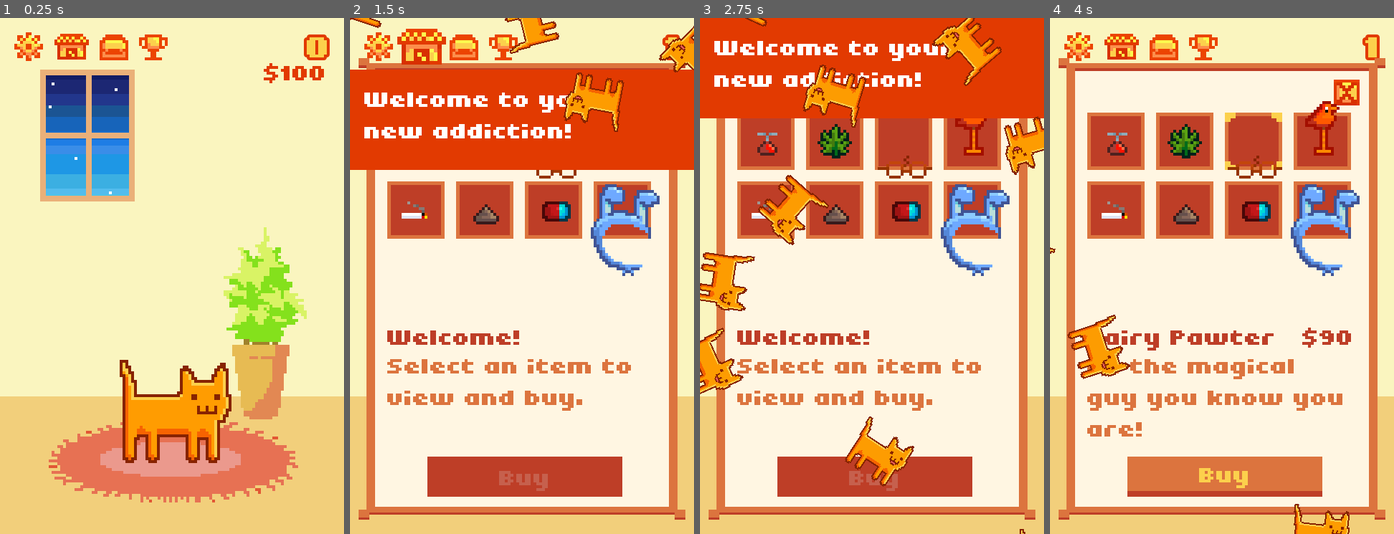
Above: before the commit, frames 1-4 (left to right).
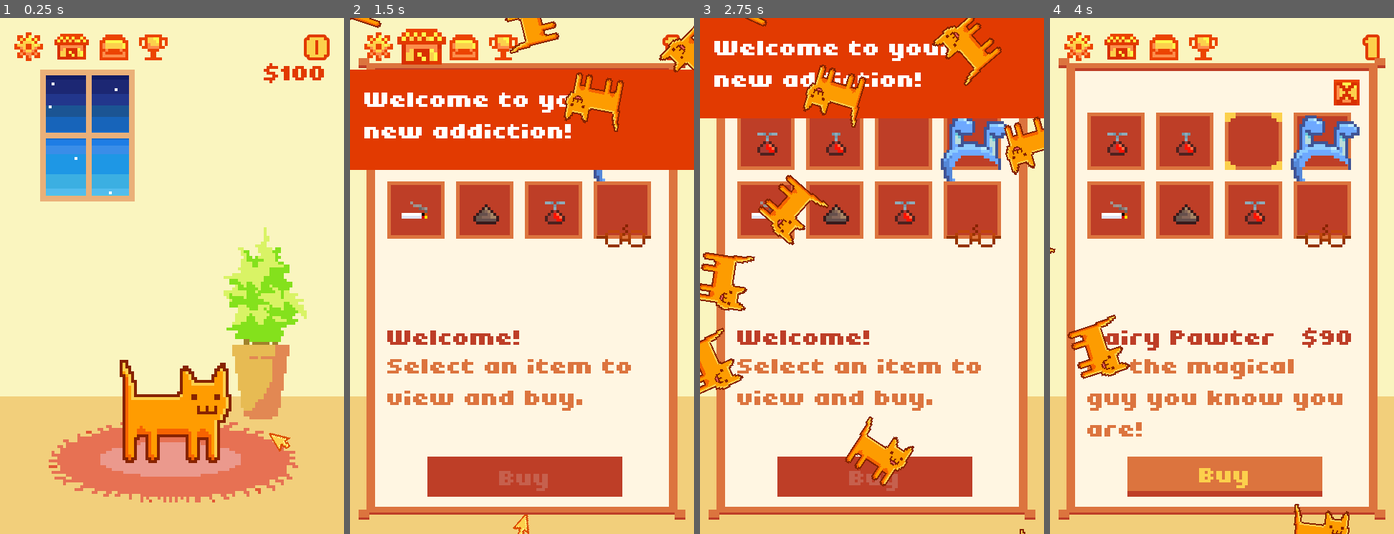
Above: after the commit, the same moments.

Repository: QueenChristina/cat-addiction
Game: Godot game, scene res://src/scenes/World.tscn
Same seed, same stepped clock (60 frames per second), same inputs: the game is played once before the commit and once after it.
Inputs (mouse positions are in pixels of both pictures, inside the frame that each line leads up to):
- Up to frame 1 (0.25 s): no input
- Up to frame 2 (1.5 s): move the mouse to (525, 415) at 0.52 s; press the mouse at (525, 415) at 0.53 s; move the mouse to (422, 48) at 1.27 s; release the mouse at (422, 48) at 1.28 s; click (422, 48) at 1.35 s
- Up to frame 3 (2.75 s): click (765, 141) at 2.02 s
- Up to frame 4 (4 s): click (1184, 141) at 2.77 s; click (1252, 141) at 3.52 s

The runs differ from the first frame. In frame 1, 0.1% of the frame differs, in the area x 78-85%, y 80-85%; in frame 2, 2.2%; in frame 3, 3.8%; in frame 4, 4.0%, in the area x 16-90%, y 16-50%.

Commit message:
feat(auto-clicker): animations

Diff:
--- a/src/items/AutoClicker.gd
+++ b/src/items/AutoClicker.gd
@@ -3,8 +3,16 @@
 # TODO: make
 
 # Called when the node enters the scene tree for the first time.
+var t=0
 func _ready():
 	pass # Replace with function body.
-#
-#func _on_Timer_timeout():
-#	Globals.score += 1
+func _process(delta):
+	t+=delta
+	var n=get_node("../Cat")
+	var dis=sin(10*t)*10+30
+	scale=Vector2(1,1)*(3-sin(10*t))/10
+	rotation=t-PI/4
+	position=Vector2(cos(t)*dis,sin(t)*dis)+n.position
+
+func _on_Timer_timeout():
+	Globals.score += 1
--- a/src/items/HatDecor.tscn
+++ b/src/items/HatDecor.tscn
@@ -1,49 +1,75 @@
-[gd_scene load_steps=13 format=2]
+[gd_scene load_steps=12 format=2]
 
 [ext_resource path="res://working_files/imgs/redHerring.png" type="Texture" id=1]
 [ext_resource path="res://assets/items/hat/hats_sheet_1.png" type="Texture" id=2]
 
-[sub_resource type="AtlasTexture" id=1]
+[sub_resource type="AtlasTexture" id=5]
 atlas = ExtResource( 2 )
-region = Rect2( 0, 0, 40, 40 )
+region = Rect2( 120, 0, 40, 40 )
 
-[sub_resource type="AtlasTexture" id=2]
+[sub_resource type="AtlasTexture" id=6]
+atlas = ExtResource( 2 )
+region = Rect2( 200, 0, 40, 40 )
+
+[sub_resource type="AtlasTexture" id=8]
+atlas = ExtResource( 2 )
+region = Rect2( 280, 0, 40, 40 )
+
+[sub_resource type="AtlasTexture" id=7]
 atlas = ExtResource( 2 )
 region = Rect2( 240, 0, 40, 40 )
 
-[sub_resource type="AtlasTexture" id=3]
+[sub_resource type="AtlasTexture" id=9]
+atlas = ExtResource( 2 )
+region = Rect2( 200, 0, 40, 40 )
+
+[sub_resource type="AtlasTexture" id=1]
+atlas = ExtResource( 2 )
+region = Rect2( 40, 0, 40, 40 )
+
+[sub_resource type="AtlasTexture" id=10]
+atlas = ExtResource( 2 )
+region = Rect2( 240, 0, 40, 40 )
+
+[sub_resource type="AtlasTexture" id=11]
 atlas = ExtResource( 2 )
 region = Rect2( 280, 0, 40, 40 )
 
-[sub_resource type="AtlasTexture" id=4]
-atlas = ExtResource( 2 )
-region = Rect2( 200, 0, 40, 40 )
-
-[sub_resource type="AtlasTexture" id=5]
-atlas = ExtResource( 2 )
-region = Rect2( 40, 0, 40, 40 )
-
-[sub_resource type="AtlasTexture" id=6]
-atlas = ExtResource( 2 )
-region = Rect2( 80, 0, 40, 40 )
-
-[sub_resource type="AtlasTexture" id=7]
-atlas = ExtResource( 2 )
-region = Rect2( 160, 0, 40, 40 )
-
-[sub_resource type="AtlasTexture" id=8]
-atlas = ExtResource( 2 )
-region = Rect2( 360, 0, 40, 40 )
-
-[sub_resource type="AtlasTexture" id=9]
-atlas = ExtResource( 2 )
-region = Rect2( 120, 0, 40, 40 )
-
-[sub_resource type="SpriteFrames" id=10]
+[sub_resource type="SpriteFrames" id=12]
 animations = [ {
 "frames": [  ],
 "loop": true,
 "name": "default",
+"speed": 5.0
+}, {
+"frames": [ SubResource( 5 ), SubResource( 6 ) ],
+"loop": true,
+"name": "bunny",
+"speed": 1.0
+}, {
+"frames": [ SubResource( 8 ) ],
+"loop": true,
+"name": "weed",
+"speed": 5.0
+}, {
+"frames": [ SubResource( 7 ) ],
+"loop": true,
+"name": "pill",
+"speed": 5.0
+}, {
+"frames": [ ExtResource( 1 ) ],
+"loop": true,
+"name": "redHerring",
+"speed": 5.0
+}, {
+"frames": [ null ],
+"loop": true,
+"name": "hairyPawter",
+"speed": 5.0
+}, {
+"frames": [ SubResource( 9 ) ],
+"loop": true,
+"name": "poop",
 "speed": 5.0
 }, {
 "frames": [ SubResource( 1 ) ],
@@ -51,41 +77,11 @@
 "name": "birb",
 "speed": 5.0
 }, {
-"frames": [ SubResource( 2 ), SubResource( 3 ) ],
+"frames": [ SubResource( 10 ), SubResource( 11 ) ],
 "loop": true,
 "name": "propeller",
-"speed": 5.0
-}, {
-"frames": [ SubResource( 4 ) ],
-"loop": true,
-"name": "poop",
-"speed": 5.0
-}, {
-"frames": [ SubResource( 5 ), SubResource( 6 ) ],
-"loop": true,
-"name": "bunny",
-"speed": 1.0
-}, {
-"frames": [ SubResource( 7 ) ],
-"loop": true,
-"name": "pill",
-"speed": 5.0
-}, {
-"frames": [ SubResource( 8 ) ],
-"loop": true,
-"name": "weed",
-"speed": 5.0
-}, {
-"frames": [ SubResource( 9 ) ],
-"loop": true,
-"name": "hairyPawter",
-"speed": 5.0
-}, {
-"frames": [ ExtResource( 1 ) ],
-"loop": true,
-"name": "redHerring",
 "speed": 5.0
 } ]
 
 [node name="HatDecor" type="AnimatedSprite"]
-frames = SubResource( 10 )
+frames = SubResource( 12 )
--- a/src/items/MouthDecor.tscn
+++ b/src/items/MouthDecor.tscn
@@ -34,5 +34,4 @@
 [node name="MouthDecor" type="AnimatedSprite"]
 frames = SubResource( 5 )
 animation = "cig"
-frame = 1
 playing = true
--- a/src/scenes/World.tscn
+++ b/src/scenes/World.tscn
@@ -369,7 +369,6 @@
 make_visible_on_click = NodePath("..")
 
 [node name="AutoClicker" type="AnimatedSprite" parent="."]
-visible = false
 position = Vector2( 91.6147, 156.411 )
 scale = Vector2( 0.25, 0.25 )
 frames = SubResource( 10 )
--- a/src/shop/ItemContainer.tscn
+++ b/src/shop/ItemContainer.tscn
@@ -105,7 +105,6 @@
 [node name="MouthDecor" parent="Display" instance=ExtResource( 7 )]
 visible = false
 position = Vector2( 10, 10 )
-frame = 2
 playing = false
 
 [node name="AudioStreamPlayer" type="AudioStreamPlayer" parent="."]
